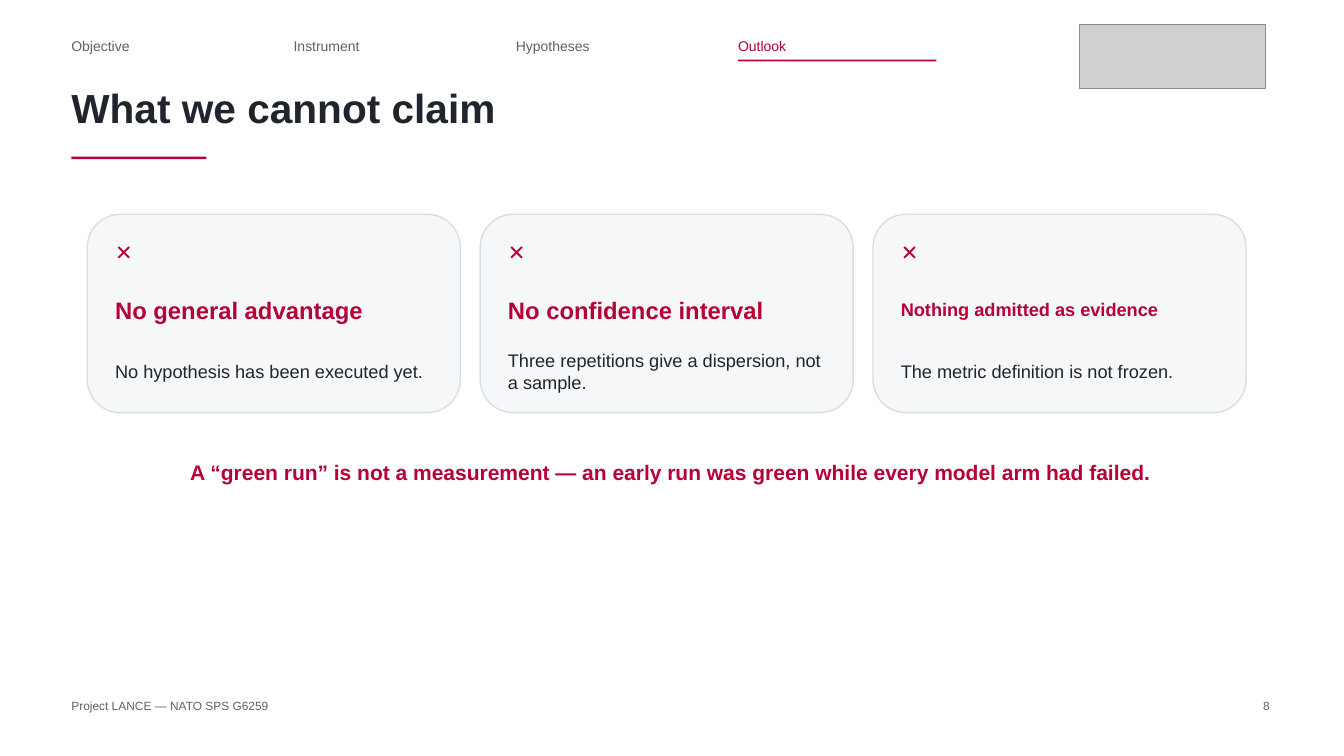
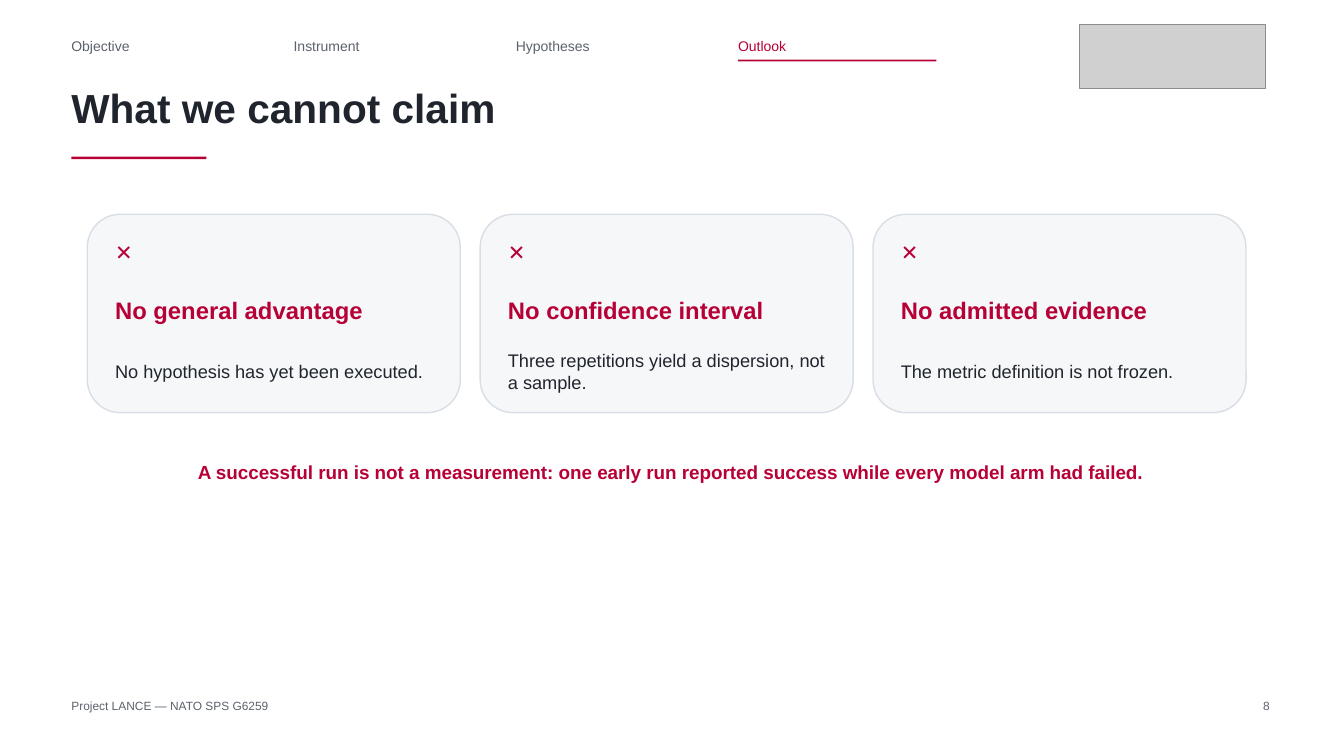
Before and after one commit to Tanguyvans/LANCE, a slide deck: slide 8 of objectifs/presentation-2026-10-23/slides.pptx. Drawn at 1344x756 pixels with LibreOffice and Linux fonts; fonts in the diff are those of the drawing; grey boxes stand for pictures. Boxes give left, top, right and bottom in pixels: in the first picture for what was removed or moved away, otherwise in the second. Text is boxed around its words. In the diff, an @@ line names an element or a change of style, - is before the commit and + after.

```diff
--- a/objectifs/presentation-2026-10-23/slides.pptx
+++ b/objectifs/presentation-2026-10-23/slides.pptx
@@ text at (901, 301, 1147, 320): text changed; size 13 to 17 pt @@
-Nothing admitted as evidence
+No admitted evidence
@@ text at (508, 353, 825, 393): text changed @@
-Three repetitions give a dispersion, not a sample.
+Three repetitions yield a dispersion, not a sample.
@@ text at (115, 364, 423, 382): text changed @@
-No hypothesis has been executed yet.
+No hypothesis has yet been executed.
@@ text at (198, 465, 1142, 483): text changed; size 15 to 13.5 pt @@
-A “green run” is not a measurement — an early run was green while every model arm had failed.
+A successful run is not a measurement: one early run reported success while every model arm had failed.
```
Also in this commit, not shown: 8 other slides changed, 1 other file.
